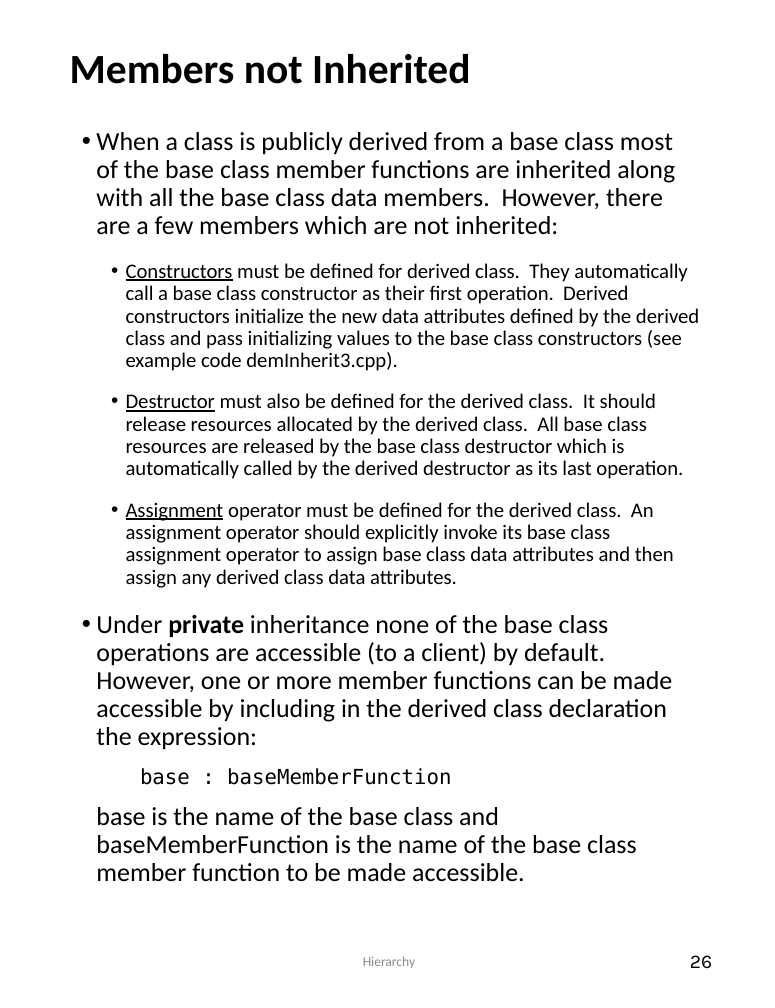
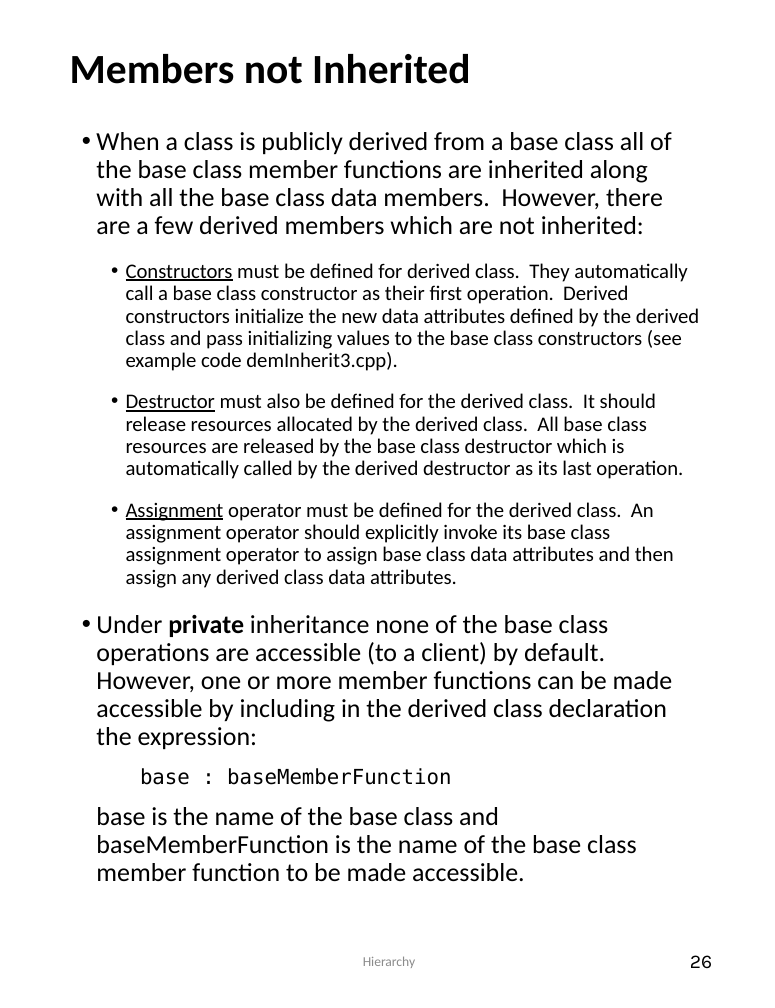
Before and after one commit to JimFawcett/JimFawcett.github.io, a slide deck: slide 26 of Resources/HIER.pptx. Drawn at 775x1008 pixels with LibreOffice and Linux fonts; fonts in the diff are those of the drawing. Boxes give left, top, right and bottom in pixels: in the first picture for what was removed or moved away, otherwise in the second. Text is boxed around its words. In the diff, an @@ line names an element or a change of style, - is before the commit and + after.

Commit message:
fixed text error in Hier, modified slides in PublishingSourceCode

```diff
--- a/Resources/HIER.pptx
+++ b/Resources/HIER.pptx
@@ text at [96, 132, 672, 235]: text changed @@
-• When a class is publicly derived from a base class most of the base class member functions are inherited along with all the base class data members. However, there are a few members which are not inherited:
+• When a class is publicly derived from a base class all of the base class member functions are inherited along with all the base class data members. However, there are a few derived members which are not inherited:
```
Also in this commit, not shown: 2 other slides changed, 4 other files.
